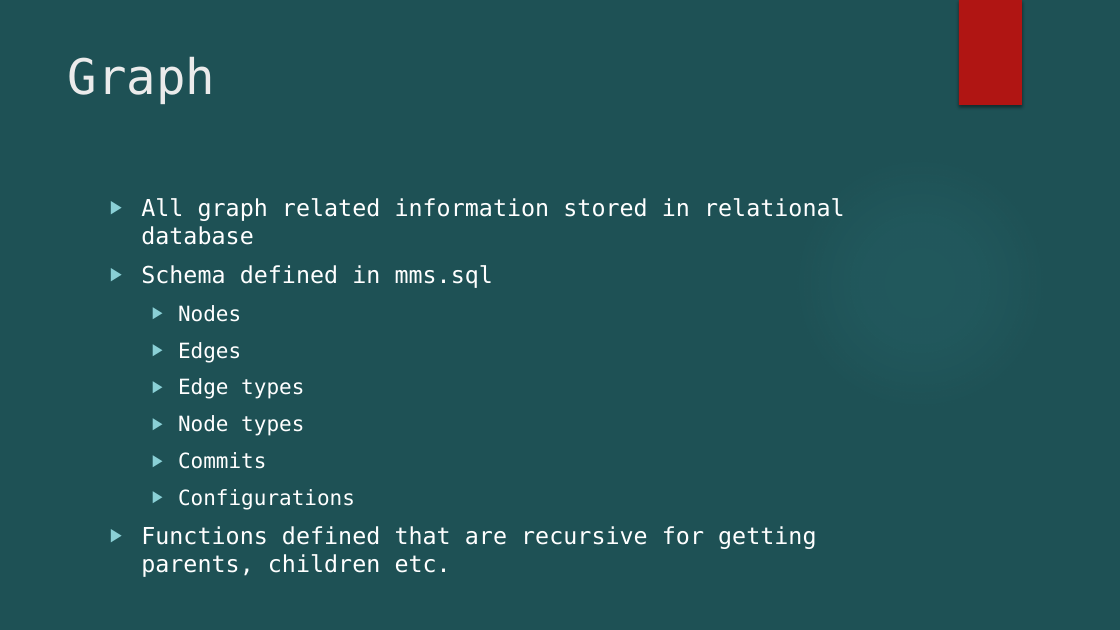
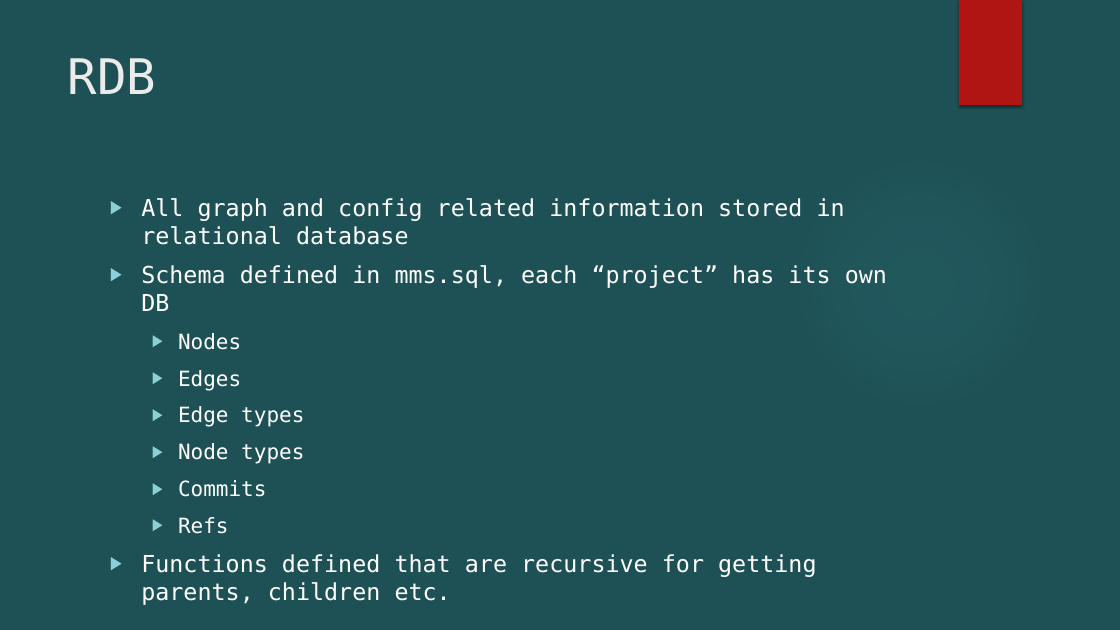
Before and after one commit to Open-MBEE/mms-alfresco, a slide deck: slide 3 of mms-ent/docs/MMS using ES + PG.pptx. Drawn at 1120x630 pixels with LibreOffice and Linux fonts; fonts in the diff are those of the drawing; background and template pictures are left out. Boxes give left, top, right and bottom in pixels: in the first picture for what was removed or moved away, otherwise in the second. Text is boxed around its words. In the diff, an @@ line names an element or a change of style, - is before the commit and + after.

```diff
--- a/mms-ent/docs/MMS using ES + PG.pptx
+++ b/mms-ent/docs/MMS using ES + PG.pptx
@@ title at (68, 58, 157, 94): text changed @@
-Graph
+RDB
@@ text at (141, 198, 887, 311): text changed @@
-▶ All graph related information stored in relational database
-▶ Schema defined in mms.sql
+▶ All graph and config related information stored in relational database
+▶ Schema defined in mms.sql, each “project” has its own DB
@@ text at (178, 517, 229, 534): text changed @@
-  ▶ Configurations
+  ▶ Refs
```
Also in this commit, not shown: 11 other slides changed, 13 slides removed, 2 other files.
